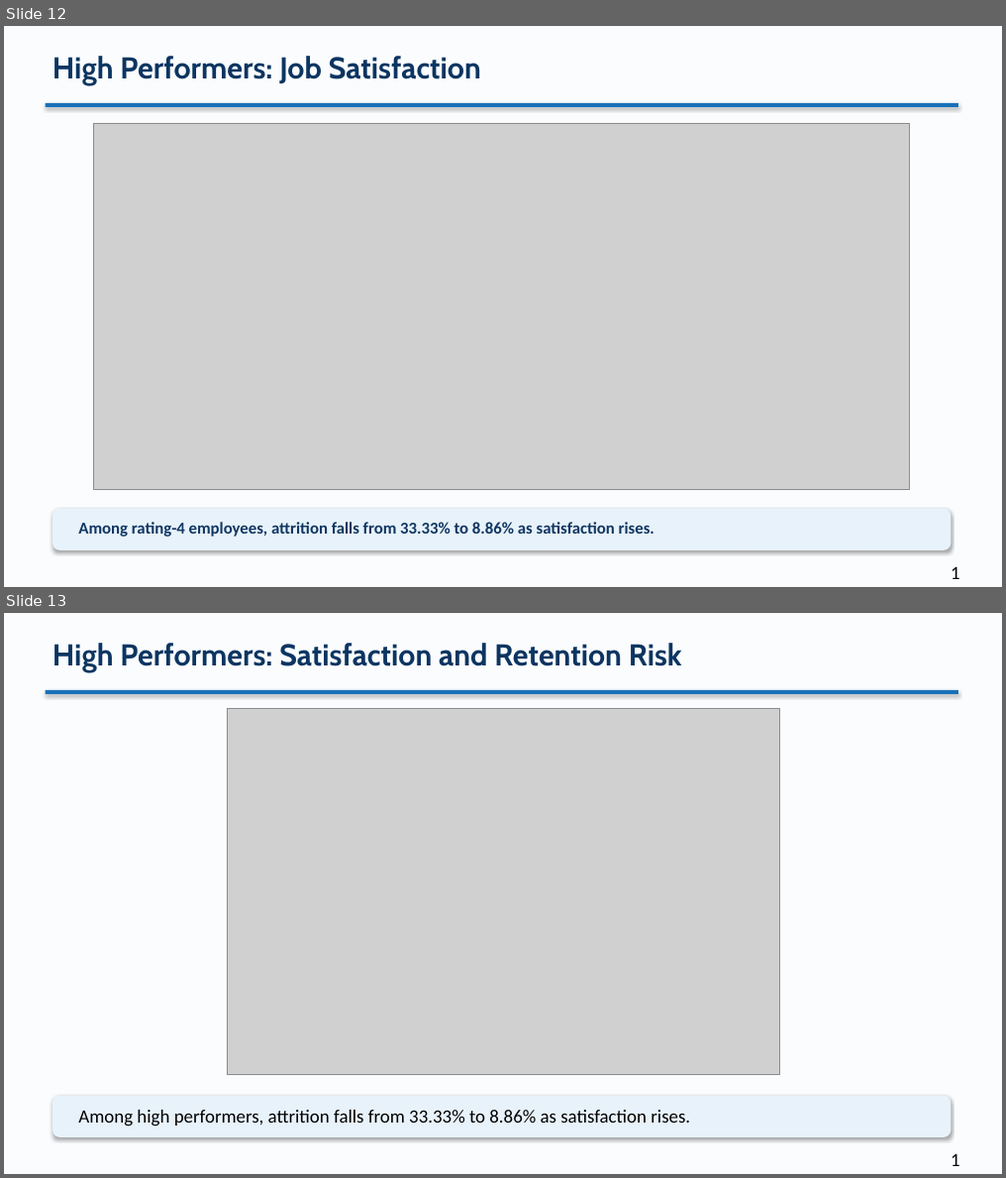
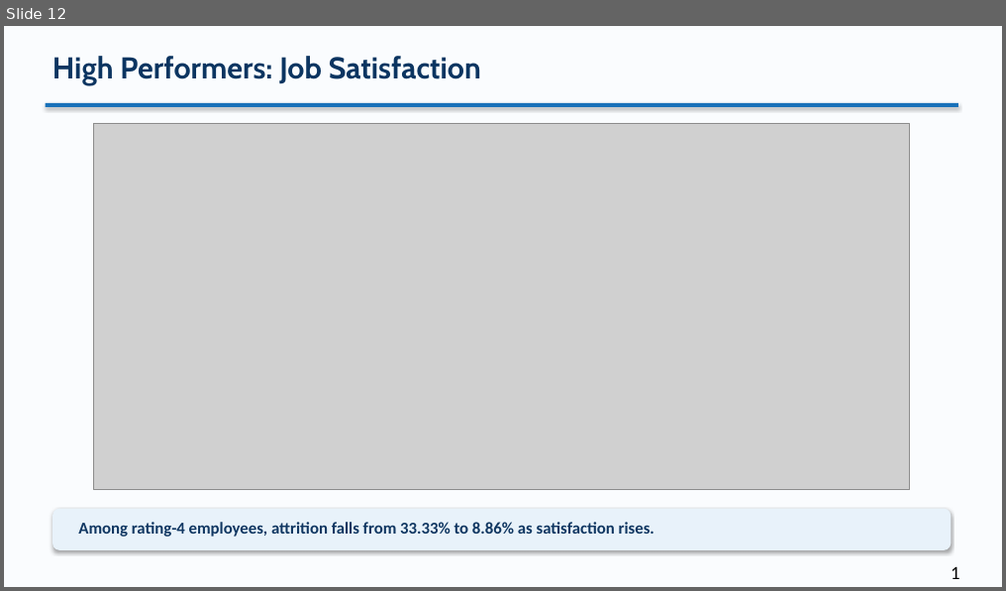
Before and after one commit to Jamieho1602/IBM-HR-Analytics-Overview, a slide deck: IBM HR Analytics Powerpoint Slides.pptx. Shown one above the other, each under a label of ours: slides 12 and 13 before the commit, slide 12 after it. The pictures are 1006x1178 and 1006x591 pixels, drawn with LibreOffice and Linux fonts; fonts in the diff are those of the drawing; grey boxes stand for pictures. Boxes give left, top, right and bottom in pixels: in the first picture for what was removed or moved away, otherwise in the second. Text is boxed around its words. In the diff, an @@ line names an element or a change of style, - is before the commit and + after.

```diff
--- a/IBM HR Analytics Powerpoint Slides.pptx
+++ b/IBM HR Analytics Powerpoint Slides.pptx
@@ slide 13 removed at bbox=[4, 613, 1002, 1174], background #FAFCFE @@
@@ text removed at bbox=[53, 643, 682, 672] @@
-High Performers: Satisfaction and Retention Risk
@@ rectangle removed at bbox=[46, 690, 958, 694] @@
@@ picture removed at bbox=[227, 708, 779, 1075] @@
@@ rounded rectangle removed at bbox=[53, 1096, 951, 1138] @@
@@ text removed at bbox=[78, 1110, 690, 1127] @@
-Among high performers, attrition falls from 33.33% to 8.86% as satisfaction rises.
@@ text removed at bbox=[944, 1145, 969, 1163] @@
-11
```
Also in this commit, not shown: 1 slide changed, 1 slide added.
